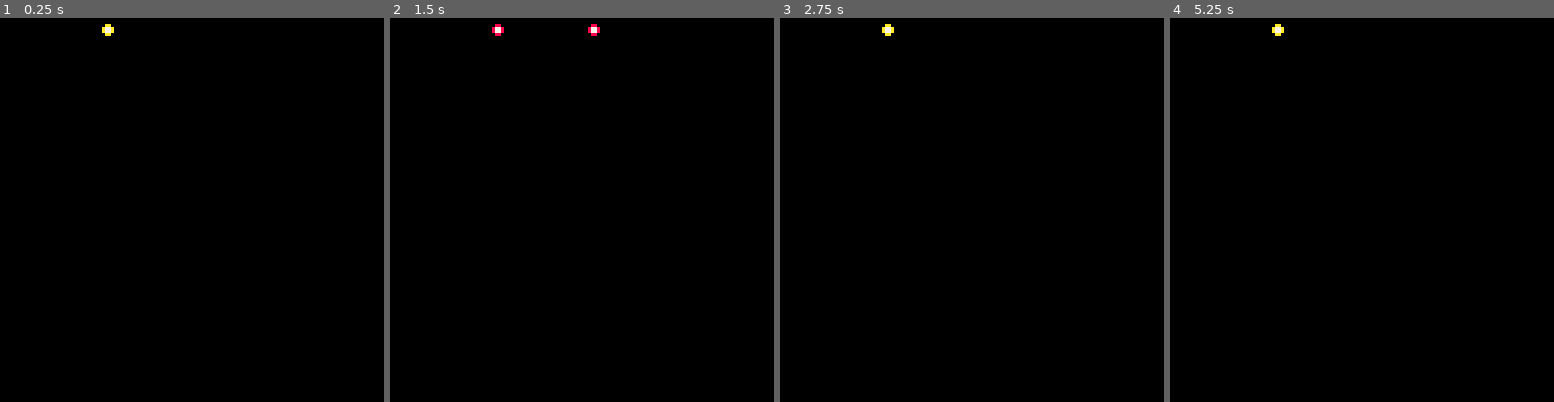
Above: before the commit, frames 1-4 (left to right).
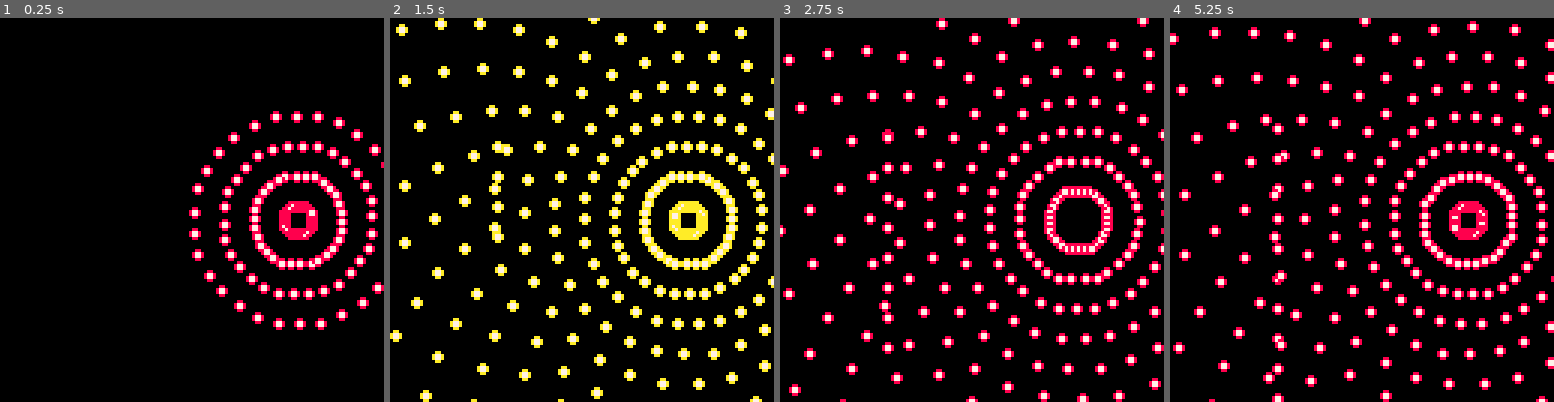
Above: after the commit, the same moments.

Repository: lkingsford/pico8-projects
Game: PICO-8 cartridge stest2.p8
Two runs of this game, one before a commit and one after it. Both use one fixed random seed, a clock stepped at 60 frames per second and the inputs below.
Inputs:
- Up to frame 1 (0.25 s): no input
- Up to frame 2 (1.5 s): no input
- Up to frame 3 (2.75 s): no input
- Up to frame 4 (5.25 s): no input

The runs differ from the first frame. In frame 1, 6.7% of the frame differs, in the area x 26-100%, y 1-82%; in frame 2, 13%; in frame 3, 14%; in frame 4, 14%, in the area x 0-100%, y 0-100%.

Commit message:
Readded circle

Diff:
--- a/stest2.p8
+++ b/stest2.p8
@@ -7,6 +7,11 @@
 
 function _update()
 	t+=1
+	for e in all(entities) do
+		for u in all(e.updates) do
+			u(e)
+		end
+	end
 end
 
 function _draw()
@@ -23,16 +28,23 @@
 
 function reset_game()
 	t=0
+	player=dupe(player_template)
+	entities={player}
+	-- test map
 	test_e=dupe(entity_template)
 	test_e.layer=LAYER_BACKGROUND
-	test_e.sprites={1,2,3}
 	test_e.x=32
+	test_e.y=32
+	test_e.updates={basic_shooter}
+	test_e.params=merge({basic_shooter_param_template})
 	add(entities,test_e)
+
 	test_f=dupe(entity_template)
 	test_f.layer=LAYER_BACKGROUND
-	test_f.sprites={1,2,3}
-	test_f.x=64
-	test_f.t_offset=3
+	test_f.x=96
+	test_f.y=64
+	test_f.updates={circle_shooter}
+	test_f.params=merge({circle_shooter_param_template, {shoot_d_theta=0.01,shoot_interval=2,shoot_amount=30}})
 	add(entities,test_f)
 end
 
@@ -46,7 +58,7 @@
 
 function merge(ts)
 	local new_t = {}
-	for t in ts do
+	for t in all(ts) do
 		for k,v in pairs(t) do
 			new_t[k] = v
 		end
@@ -77,16 +89,16 @@
 LAYER_PLAYER=4
 
 entity_template={
-	layer=0,
-	sprites=nil,
+	layer=LAYER_HIDDEN,
+	sprites={},
 	x=0,
 	y=0,
 	w=8,
 	h=8,
-	update=nil,
+	updates={},
 	cleanup=default_cleanup,
 	activated=false,
-	period=5,
+	period=10,
 	t_offset=0,
 	parent=nil,
 	dx=0,
@@ -94,13 +106,93 @@
 	params={},
 }
 
-shoot_param_template={
+player_template={
+}
 
+function should_shoot(e)
+	return ((t+e.t_offset)/e.params.shoot_interval) % 1 == 0
+end
+
+function basic_shooter(e)
+	if should_shoot(e) then
+		local b = merge({e.params.bullet_template, {
+			x=e.x,
+			y=e.y,
+		}})
+		add(entities,b)
+	end
+end
+
+function circle_shooter(e)
+	if should_shoot(e) then
+	 	local origin_theta = t * e.params.shoot_d_theta + e.params.shoot_initial_theta
+		for i=1,e.params.shoot_amount do
+			local theta = origin_theta + i/e.params.shoot_amount
+			local sin_theta = sin(theta)
+			local cos_theta = cos(theta)
+			local b = merge({e.params.bullet_template, {
+				x=cos_theta*e.params.shoot_radius+e.x,
+				y=sin_theta*e.params.shoot_radius+e.y,
+				dx=cos_theta*e.params.shoot_d,
+				dy=sin_theta*e.params.shoot_d,
+			}})
+			add(entities,b)
+		end
+	end
+end
+
+function straight_move(e)
+	e.x += e.dx
+	e.y += e.dy
+end
+
+bullet_template = {dx=0, dy=1,sprites={16,17}, updates={straight_move}, period=4, layer=LAYER_ENEMY_BULLET}
+
+basic_shooter_param_template={
+	shoot_interval=10,
+	bullet_template=merge({
+		entity_template,
+		bullet_template,
+		{dy=1},
+	})
 }
+
+circle_shooter_param_template={
+	shoot_interval=10,
+	shoot_d=5,
+	shoot_amount=10,
+	shoot_radius=0,
+	shoot_d_theta=0,
+	shoot_initial_theta=0,
+	bullet_template=merge({entity_template,bullet_template})
+}
+
+function lim(a,b,c)
+	local _min, _max, v
+	if c==nil then
+		_min = -a
+		_max = a
+		v = b
+	else
+		_min = min(a,b)
+		_max = max(a,b)
+		v = c
+	end
+	return max(min(_max,v),_min)
+end
+
 __gfx__
 00000000000000000000000000000000000000000000000000000000000000000000000000000000000000000000000000000000000000000000000000000000
 00000000000000000000000000000000000000000000000000000000000000000000000000000000000000000000000000000000000000000000000000000000
-0000000000088000000aa00000000000000000000000000000000000000000000000000000000000000000000000000000000000000000000000000000000000
-000000000087780000a77a0000000000000000000000000000000000000000000000000000000000000000000000000000000000000000000000000000000000
-000000000087780000a77a0000000000000000000000000000000000000000000000000000000000000000000000000000000000000000000000000000000000
-0000000000088000000aa00000000000000000000000000000000000000000000000000000000000000000000000000000000000000000000000000000000000
+00000000000000000000000000000000000000000000000000000000000000000000000000000000000000000000000000000000000000000000000000000000
+00000000000000000000000000000000000000000000000000000000000000000000000000000000000000000000000000000000000000000000000000000000
+00000000000000000000000000000000000000000000000000000000000000000000000000000000000000000000000000000000000000000000000000000000
+00000000000000000000000000000000000000000000000000000000000000000000000000000000000000000000000000000000000000000000000000000000
+00000000000000000000000000000000000000000000000000000000000000000000000000000000000000000000000000000000000000000000000000000000
+00000000000000000000000000000000000000000000000000000000000000000000000000000000000000000000000000000000000000000000000000000000
+00000000000000000000000000000000000000000000000000000000000000000000000000000000000000000000000000000000000000000000000000000000
+00000000000000000000000000000000000000000000000000000000000000000000000000000000000000000000000000000000000000000000000000000000
+00088000000aa0000000000000000000000000000000000000000000000000000000000000000000000000000000000000000000000000000000000000000000
+0087780000a77a000000000000000000000000000000000000000000000000000000000000000000000000000000000000000000000000000000000000000000
+0087780000a77a000000000000000000000000000000000000000000000000000000000000000000000000000000000000000000000000000000000000000000
+00088000000aa0000000000000000000000000000000000000000000000000000000000000000000000000000000000000000000000000000000000000000000
